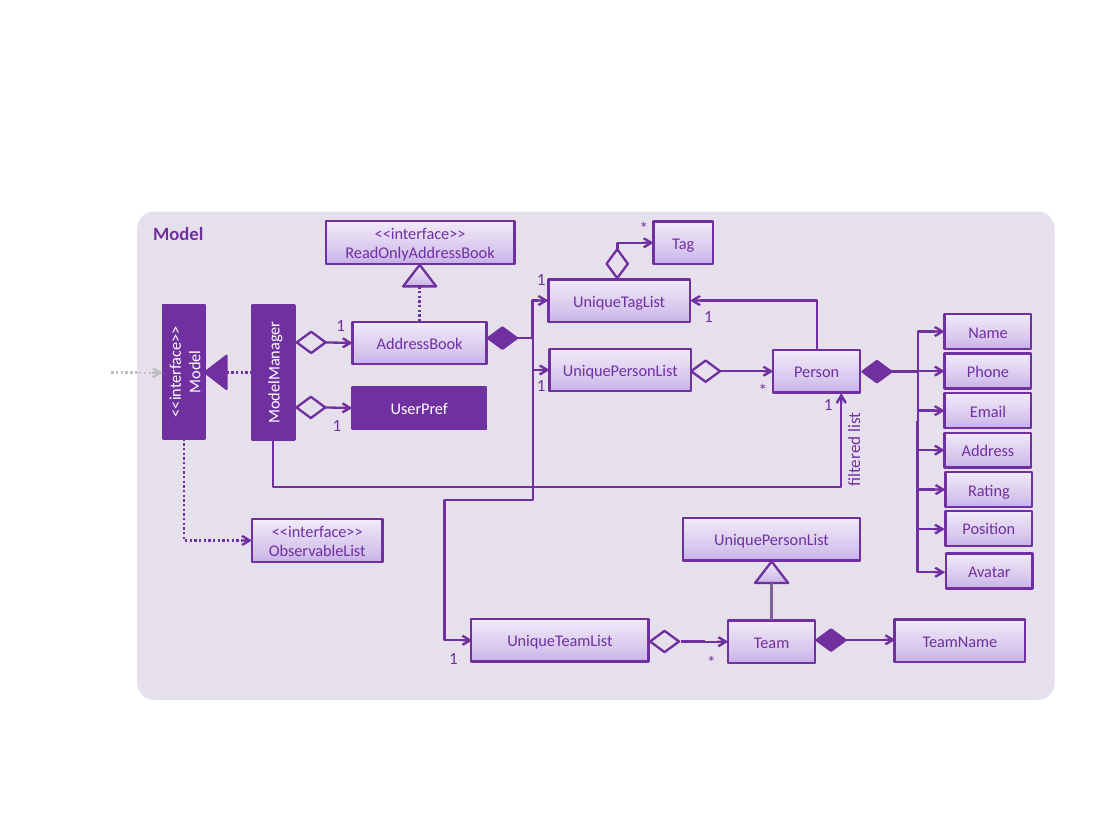
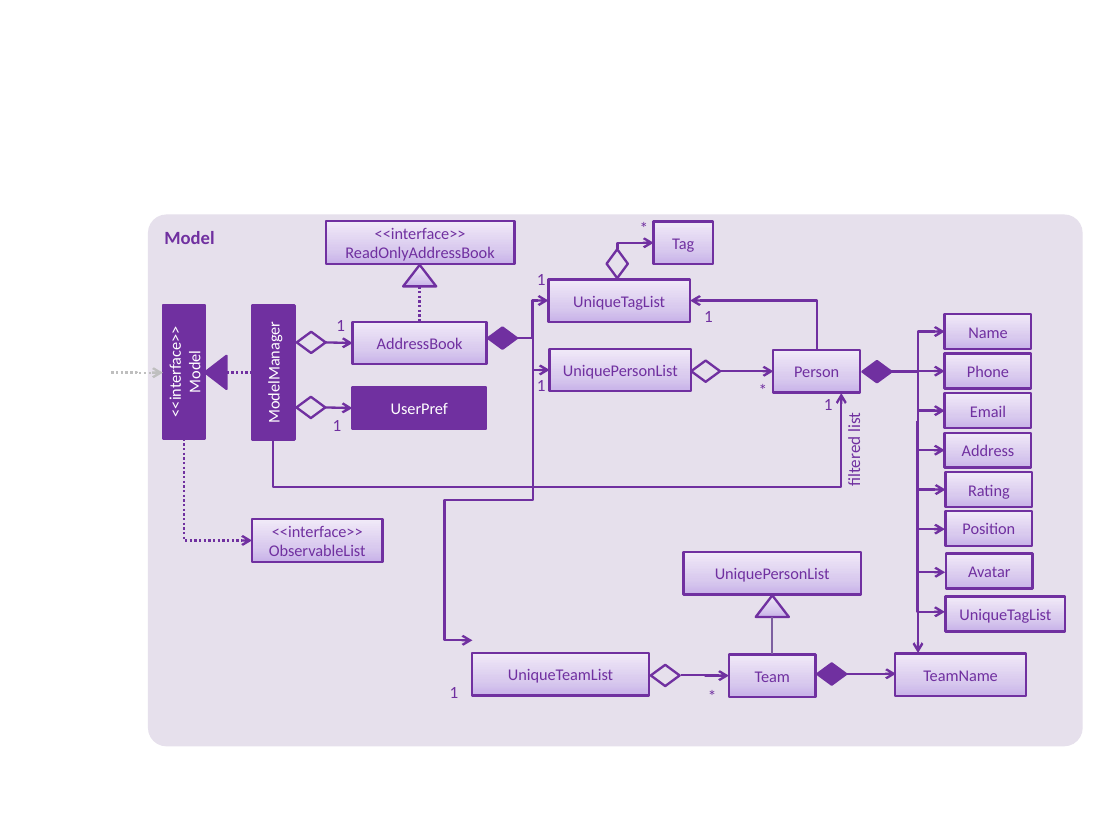
Before and after one commit to reposense/main, a slide deck: slide 1 of docs/diagrams/ModelComponentClassDiagram.pptx. Drawn at 1120x840 pixels with LibreOffice and Linux fonts; fonts in the diff are those of the drawing. Boxes give left, top, right and bottom in pixels: in the first picture for what was removed or moved away, otherwise in the second. Text is boxed around its words. In the diff, an @@ line names an element or a change of style, - is before the commit and + after.

```diff
--- a/docs/diagrams/ModelComponentClassDiagram.pptx
+++ b/docs/diagrams/ModelComponentClassDiagram.pptx
@@ rounded rectangle "Model": place and size @@
-rounded rectangle "Model" at bbox=[137, 212, 1054, 700]
+rounded rectangle "Model" at bbox=[148, 214, 1083, 746]
@@ elbow arrow added from (917, 504) to (945, 612), #7030A0 1.5 pt @@
@@ elbow arrow added from (918, 522) to (918, 653), #7030A0 1.5 pt @@
@@ rectangle added at bbox=[945, 597, 1065, 632], fill gradient #C9B5E8 to #D8CBEE to #F0EAF9, outline #7030A0 1.5 pt, 10.5 pt, text #7030A0 @@
+UniqueTagList
@@ 4 rectangles, 2 texts, 2 diamonds, 2 elbow arrows, 1 line, 1 triangle: place and size @@
-4 rectangles, 2 texts, 2 diamonds, 2 elbow arrows, 1 line, 1 triangle at bbox=[449, 519, 1026, 673]
+4 rectangles, 2 texts, 2 diamonds, 2 elbow arrows, 1 line, 1 triangle at bbox=[450, 552, 1026, 708]
```
Also in this commit, not shown: 9 other files.
